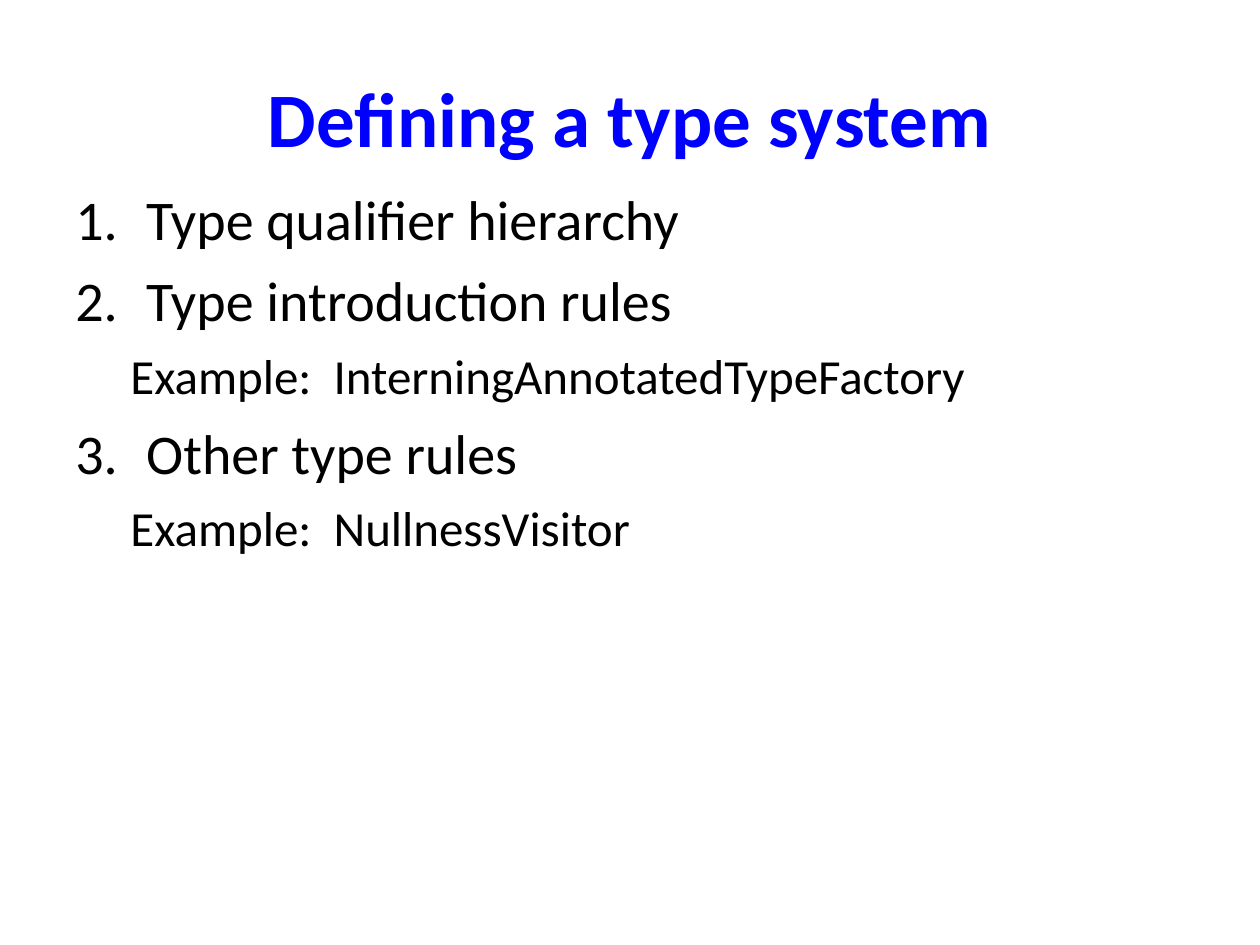
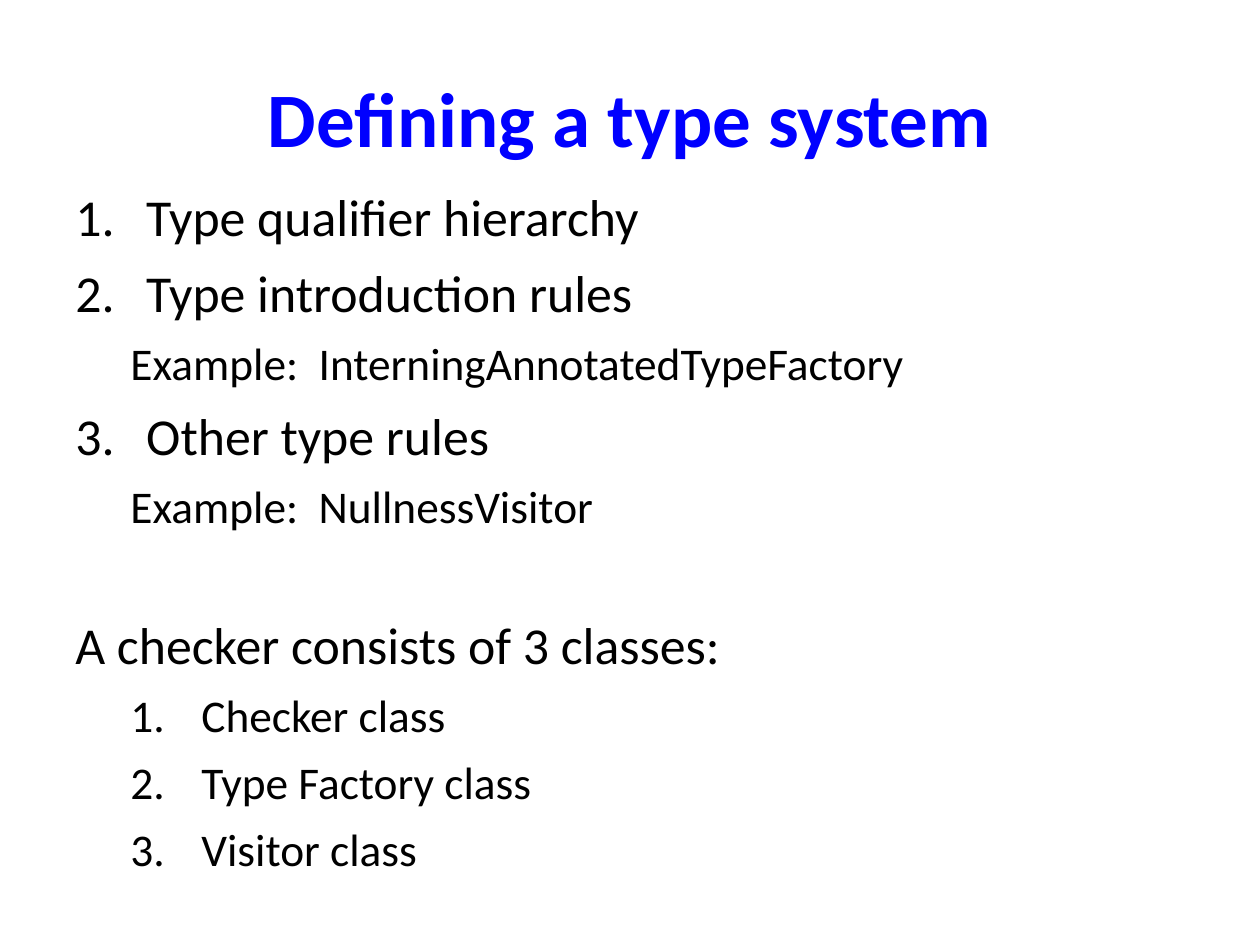
Before and after one commit to reprogrammer/checker-framework, a slide deck: slide 67 of demos/nonnull-interned-demo/checkers-tutorial-200910-oopsla.ppt. Drawn at 1260x945 pixels with LibreOffice and Linux fonts; fonts in the diff are those of the drawing. Boxes give left, top, right and bottom in pixels: in the first picture for what was removed or moved away, otherwise in the second. Text is boxed around its words. In the diff, an @@ line names an element or a change of style, - is before the commit and + after.

Commit message:
Add some detail in creating a new checker

```diff
--- a/demos/nonnull-interned-demo/checkers-tutorial-200910-oopsla.ppt
+++ b/demos/nonnull-interned-demo/checkers-tutorial-200910-oopsla.ppt
@@ text at bbox=[130, 200, 903, 531]: size 32 to 29.6 pt in "Type qualifier hierarchy", "Type introduction rules", "Other type rules"; size 28 to 25.9 pt in "Example: InterningAnnotatedTypeFactory", "Example: NullnessVisitor" @@
@@ text at bbox=[75, 628, 720, 867]: paragraphs added @@
+A checker consists of 3 classes:
+  1. Checker class
+  2. Type Factory class
+  3. Visitor class
```
Also in this commit, not shown: 1 other slide changed.
